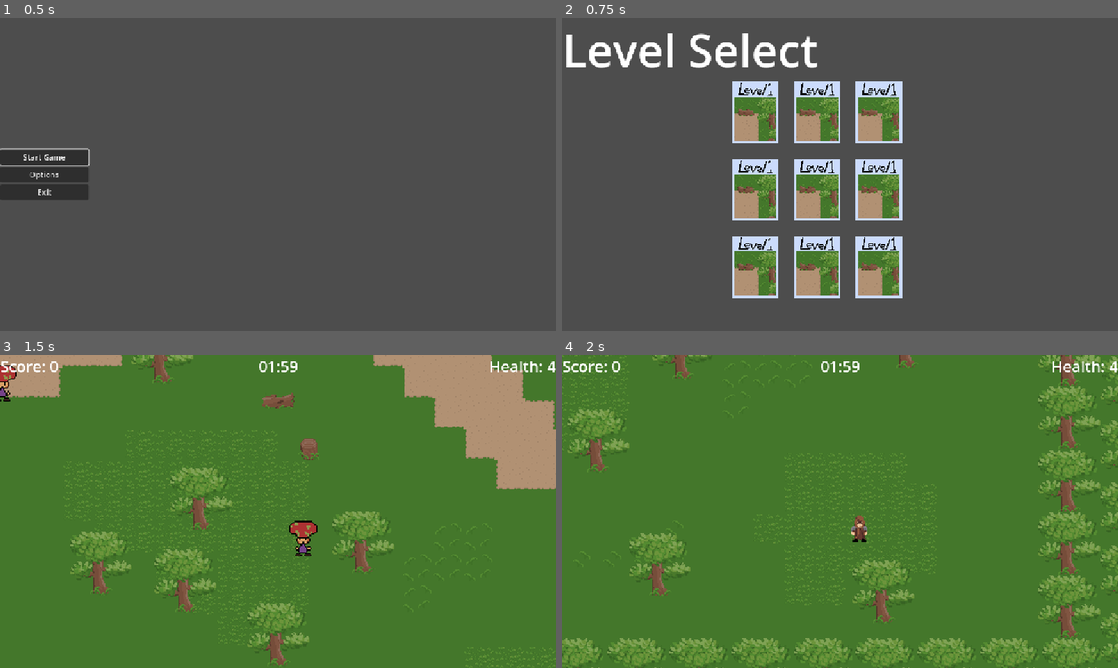
Above: before the commit, frames 1-4 (two rows, left to right).
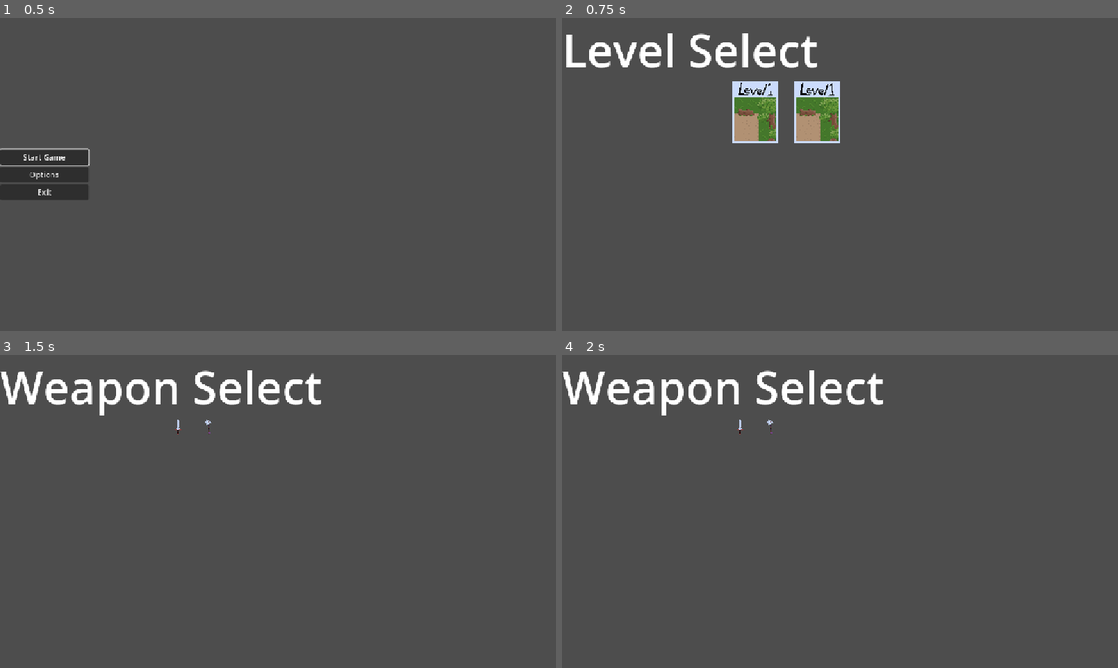
Above: after the commit, the same moments.

Repository: SethDotOrg/smallgame
Game: Godot game, scene res://Scenes/UI/main_menu.tscn
The game is run twice, just before and just after one commit, with the same random seed, the same clock (stepped at 60 frames per second) and the same inputs.
Inputs (mouse positions are in pixels of both pictures, inside the frame that each line leads up to):
- Up to frame 1 (0.5 s): no input
- Up to frame 2 (0.75 s): click "Start Game" at 0.5 s
- Up to frame 3 (1.5 s): click (255, 448) at 1.25 s
- Up to frame 4 (2 s): no input

Frame 1 is identical in both runs. In frame 2, 12% of the frame differs, in the area x 30-62%, y 20-90%; in frame 3, 100%; in frame 4, 100%, in the area x 0-100%, y 0-100%.

Commit message:
add weapon selection

Diff:
--- a/Scenes/UI/LevelSelect.tscn
+++ b/Scenes/UI/LevelSelect.tscn
@@ -38,82 +38,11 @@
 [node name="Level1" type="TextureButton" parent="CanvasLayer/GridContainer"]
 custom_minimum_size = Vector2(32, 0)
 layout_mode = 2
-focus_neighbor_left = NodePath("../Plus")
-focus_neighbor_top = NodePath("../../BackButtonToOptionsMenu")
-focus_neighbor_right = NodePath("../Plus")
-focus_neighbor_bottom = NodePath("../../MusicVolume/Minus")
 texture_normal = ExtResource("1_sctym")
 
 [node name="Level2" type="TextureButton" parent="CanvasLayer/GridContainer"]
 custom_minimum_size = Vector2(32, 0)
 layout_mode = 2
-focus_neighbor_left = NodePath("../Plus")
-focus_neighbor_top = NodePath("../../BackButtonToOptionsMenu")
-focus_neighbor_right = NodePath("../Plus")
-focus_neighbor_bottom = NodePath("../../MusicVolume/Minus")
-texture_normal = ExtResource("1_sctym")
-
-[node name="Level3" type="TextureButton" parent="CanvasLayer/GridContainer"]
-custom_minimum_size = Vector2(32, 0)
-layout_mode = 2
-focus_neighbor_left = NodePath("../Plus")
-focus_neighbor_top = NodePath("../../BackButtonToOptionsMenu")
-focus_neighbor_right = NodePath("../Plus")
-focus_neighbor_bottom = NodePath("../../MusicVolume/Minus")
-texture_normal = ExtResource("1_sctym")
-
-[node name="Level4" type="TextureButton" parent="CanvasLayer/GridContainer"]
-custom_minimum_size = Vector2(32, 0)
-layout_mode = 2
-focus_neighbor_left = NodePath("../Plus")
-focus_neighbor_top = NodePath("../../BackButtonToOptionsMenu")
-focus_neighbor_right = NodePath("../Plus")
-focus_neighbor_bottom = NodePath("../../MusicVolume/Minus")
-texture_normal = ExtResource("1_sctym")
-
-[node name="Level5" type="TextureButton" parent="CanvasLayer/GridContainer"]
-custom_minimum_size = Vector2(32, 0)
-layout_mode = 2
-focus_neighbor_left = NodePath("../Plus")
-focus_neighbor_top = NodePath("../../BackButtonToOptionsMenu")
-focus_neighbor_right = NodePath("../Plus")
-focus_neighbor_bottom = NodePath("../../MusicVolume/Minus")
-texture_normal = ExtResource("1_sctym")
-
-[node name="Level6" type="TextureButton" parent="CanvasLayer/GridContainer"]
-custom_minimum_size = Vector2(32, 0)
-layout_mode = 2
-focus_neighbor_left = NodePath("../Plus")
-focus_neighbor_top = NodePath("../../BackButtonToOptionsMenu")
-focus_neighbor_right = NodePath("../Plus")
-focus_neighbor_bottom = NodePath("../../MusicVolume/Minus")
-texture_normal = ExtResource("1_sctym")
-
-[node name="Level7" type="TextureButton" parent="CanvasLayer/GridContainer"]
-custom_minimum_size = Vector2(32, 0)
-layout_mode = 2
-focus_neighbor_left = NodePath("../Plus")
-focus_neighbor_top = NodePath("../../BackButtonToOptionsMenu")
-focus_neighbor_right = NodePath("../Plus")
-focus_neighbor_bottom = NodePath("../../MusicVolume/Minus")
-texture_normal = ExtResource("1_sctym")
-
-[node name="Level8" type="TextureButton" parent="CanvasLayer/GridContainer"]
-custom_minimum_size = Vector2(32, 0)
-layout_mode = 2
-focus_neighbor_left = NodePath("../Plus")
-focus_neighbor_top = NodePath("../../BackButtonToOptionsMenu")
-focus_neighbor_right = NodePath("../Plus")
-focus_neighbor_bottom = NodePath("../../MusicVolume/Minus")
-texture_normal = ExtResource("1_sctym")
-
-[node name="Level9" type="TextureButton" parent="CanvasLayer/GridContainer"]
-custom_minimum_size = Vector2(32, 0)
-layout_mode = 2
-focus_neighbor_left = NodePath("../Plus")
-focus_neighbor_top = NodePath("../../BackButtonToOptionsMenu")
-focus_neighbor_right = NodePath("../Plus")
-focus_neighbor_bottom = NodePath("../../MusicVolume/Minus")
 texture_normal = ExtResource("1_sctym")
 
 [connection signal="pressed" from="CanvasLayer/GridContainer/Level1" to="." method="_on_level_1_pressed"]
--- /dev/null
+++ b/Scenes/UI/WeaponSelect.tscn
@@ -0,0 +1,50 @@
+[gd_scene load_steps=4 format=3 uid="uid://dfxh11yg04ypb"]
+
+[ext_resource type="Script" uid="uid://dwo0cwp5ayess" path="res://Scripts/UI/weapon_select.gd" id="1_mbusc"]
+[ext_resource type="Texture2D" uid="uid://opx2xg8oo7fn" path="res://Sprites/weapons/sword/sword1.png" id="2_8fvm6"]
+[ext_resource type="Texture2D" uid="uid://dwsv1drmxk4b3" path="res://Sprites/weapons/axe/axe1.png" id="3_x251i"]
+
+[node name="WeaponSelect" type="Control"]
+layout_mode = 3
+anchors_preset = 15
+anchor_right = 1.0
+anchor_bottom = 1.0
+grow_horizontal = 2
+grow_vertical = 2
+script = ExtResource("1_mbusc")
+
+[node name="CanvasLayer" type="CanvasLayer" parent="."]
+layer = 128
+follow_viewport_scale = 2.0
+
+[node name="Title" type="RichTextLabel" parent="CanvasLayer"]
+offset_right = 1004.0
+offset_bottom = 131.0
+theme_override_font_sizes/normal_font_size = 94
+text = "Weapon Select"
+
+[node name="GridContainer" type="GridContainer" parent="CanvasLayer"]
+anchors_preset = 15
+anchor_right = 1.0
+anchor_bottom = 1.0
+offset_left = 352.0
+offset_top = 131.0
+offset_right = -448.0
+grow_horizontal = 2
+grow_vertical = 2
+theme_override_constants/h_separation = 32
+theme_override_constants/v_separation = 32
+columns = 3
+
+[node name="Weapon1" type="TextureButton" parent="CanvasLayer/GridContainer"]
+custom_minimum_size = Vector2(32, 0)
+layout_mode = 2
+texture_normal = ExtResource("2_8fvm6")
+
+[node name="Weapon2" type="TextureButton" parent="CanvasLayer/GridContainer"]
+custom_minimum_size = Vector2(32, 0)
+layout_mode = 2
+texture_normal = ExtResource("3_x251i")
+
+[connection signal="pressed" from="CanvasLayer/GridContainer/Weapon1" to="." method="_on_weapon_1_pressed"]
+[connection signal="pressed" from="CanvasLayer/GridContainer/Weapon2" to="." method="_on_weapon_2_pressed"]
--- a/Scripts/UI/level_select.gd
+++ b/Scripts/UI/level_select.gd
@@ -3,7 +3,7 @@
 
 func _on_level_1_pressed():
 	GlobalVariables.level = "forest1"
-	get_tree().change_scene_to_file("res://Scenes/game.tscn")
+	get_tree().change_scene_to_file("res://Scenes/UI/WeaponSelect.tscn")
 func _on_level_2_pressed():
 	GlobalVariables.level = "forest2"
-	get_tree().change_scene_to_file("res://Scenes/game.tscn")
+	get_tree().change_scene_to_file("res://Scenes/UI/WeaponSelect.tscn")
--- /dev/null
+++ b/Scripts/UI/weapon_select.gd
@@ -0,0 +1,9 @@
+extends Control
+
+
+func _on_weapon_1_pressed():
+	GlobalVariables.weapon = "sword"
+	get_tree().change_scene_to_file("res://Scenes/game.tscn")
+func _on_weapon_2_pressed():
+	GlobalVariables.weapon = "axe"
+	get_tree().change_scene_to_file("res://Scenes/game.tscn")
--- a/Scripts/global_variables.gd
+++ b/Scripts/global_variables.gd
@@ -4,3 +4,4 @@
 var player_attacking:bool = false
 
 var level: String
+var weapon: String
--- a/Scripts/player.gd
+++ b/Scripts/player.gd
@@ -26,6 +26,19 @@
 
 var health: int
 
+func _change_weapon(): #TEMPORARY
+	if GlobalVariables.weapon == "sword":
+		sword_up.texture = load("res://Sprites/weapons/sword/sword1.png")
+		sword_down.texture = load("res://Sprites/weapons/sword/sword1.png")
+		sword_left.texture = load("res://Sprites/weapons/sword/sword1.png")
+		sword_right.texture = load("res://Sprites/weapons/sword/sword1.png")
+	elif GlobalVariables.weapon == "axe":
+		sword_up.texture = load("res://Sprites/weapons/axe/axe1.png")
+		sword_down.texture = load("res://Sprites/weapons/axe/axe1.png")
+		sword_left.texture = load("res://Sprites/weapons/axe/axe1.png")
+		sword_right.texture = load("res://Sprites/weapons/axe/axe1.png")
+
+
 func _ready():
 	_state_machine.init(self)
 	_score_ui = _base_ui.get_score_ui()
@@ -33,6 +46,7 @@
 	_health_ui = _base_ui.get_health_ui()
 	health = HEALTH
 	_health_ui._set_health(health)
+	_change_weapon()
 
 func _unhandled_input(event: InputEvent):
 	_state_machine.process_input(event)
Not shown, added: Scripts/UI/weapon_select.gd.uid
Binary file added: Sprites/weapons/axe/axe1.png
Not shown, changed: Sprites/weapons/axe/axe1.png.import
Binary file removed: Sprites/weapons/sword for prototype/swordprototype.aseprite
Renamed: Sprites/weapons/sword for prototype/swordprototype.png -> Sprites/weapons/sword/swordprototype.png
Not shown, added: Sprites/weapons/sword/swordprototype.png.import
